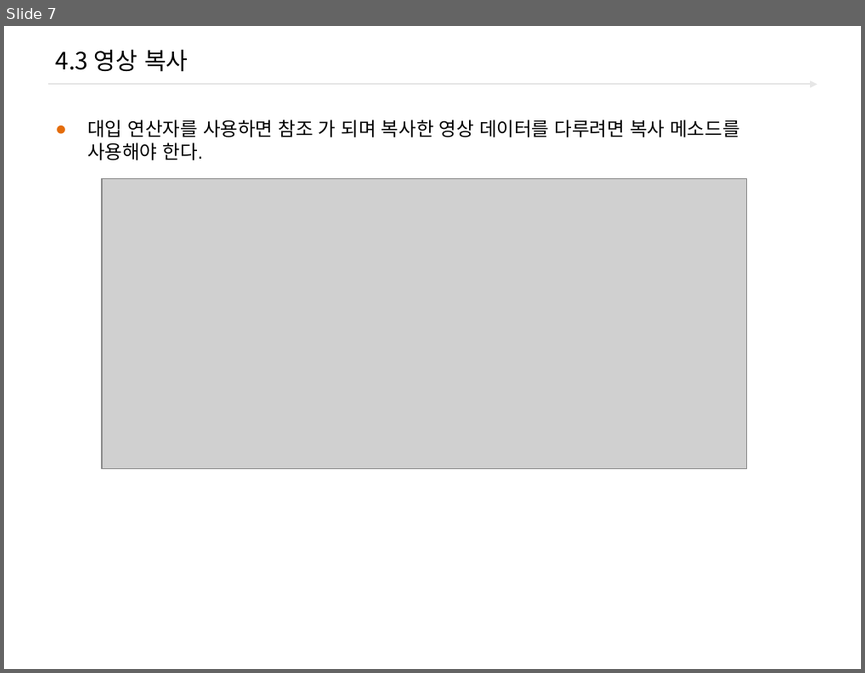
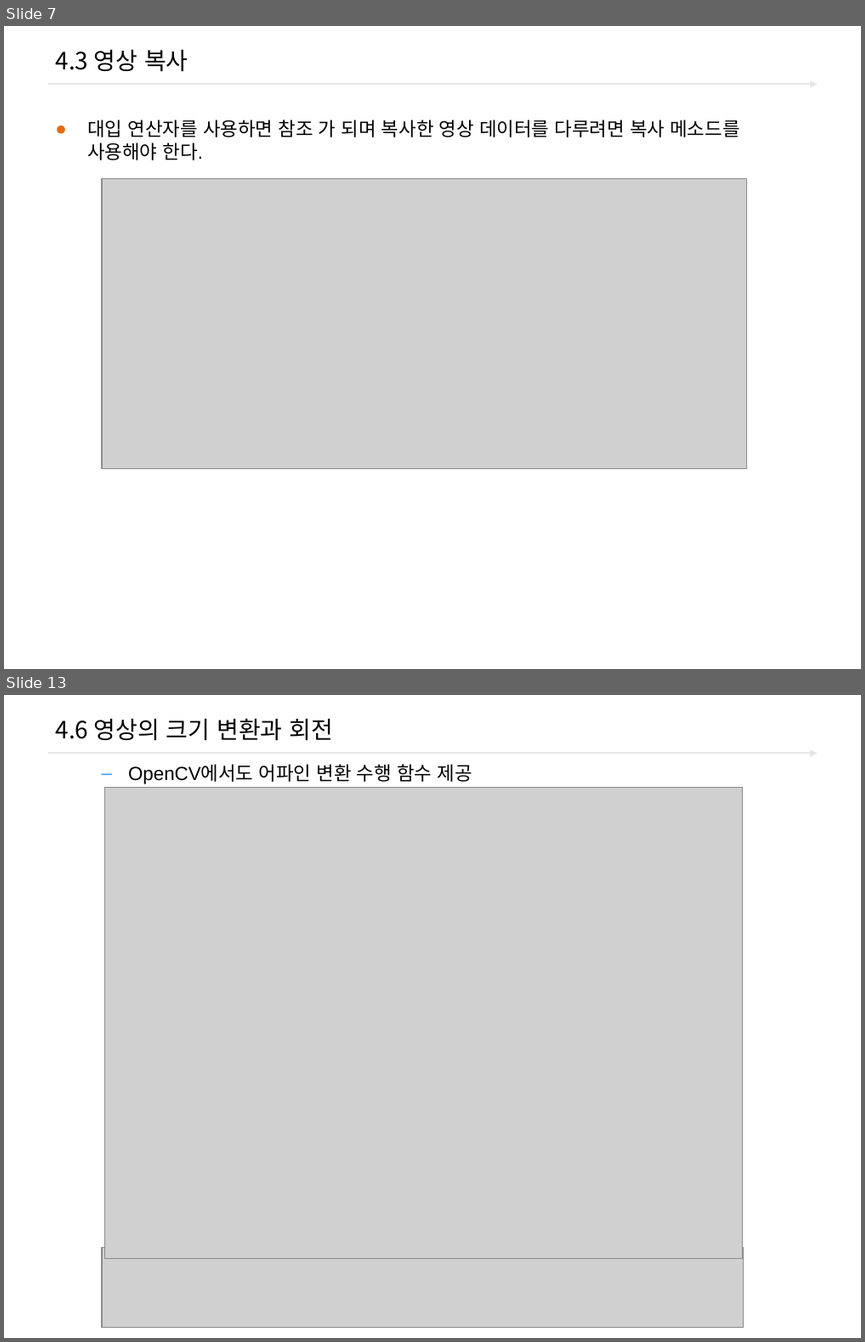
Before and after one commit to freshmea/ict_robot_dajung, a slide deck: pdf_ppt/2.OpenCV/Open_cv_04_기본 연산.pptx. Shown one above the other, each under a label of ours: slide 7 before the commit, slides 7 and 13 after it; the slides between them are not shown. The pictures are 865x673 and 865x1342 pixels, drawn with LibreOffice and Linux fonts; fonts in the diff are those of the drawing; grey boxes stand for pictures; background and template pictures are left out. Boxes give left, top, right and bottom in pixels: in the first picture for what was removed or moved away, otherwise in the second. Text is boxed around its words. In the diff, an @@ line names an element or a change of style, - is before the commit and + after.

```diff
--- a/pdf_ppt/2.OpenCV/Open_cv_04_기본 연산.pptx
+++ b/pdf_ppt/2.OpenCV/Open_cv_04_기본 연산.pptx
@@ slide 13 added at [4, 695, 861, 1338], background #FFFFFF; not listed: 1 template element that a slide beside it also shows @@
@@ title added at [55, 718, 334, 741], 20 pt, text #000000 @@
+4.6 영상의 크기 변환과 회전
@@ text added at [128, 764, 472, 784], 16 pt, text #000000 @@
+  – OpenCV에서도 어파인 변환 수행 함수 제공
@@ picture added at [104, 787, 742, 1258] @@
@@ picture added at [102, 1247, 743, 1327] @@
```
Also in this commit, not shown: 1 slide changed, 8 other slides added.
